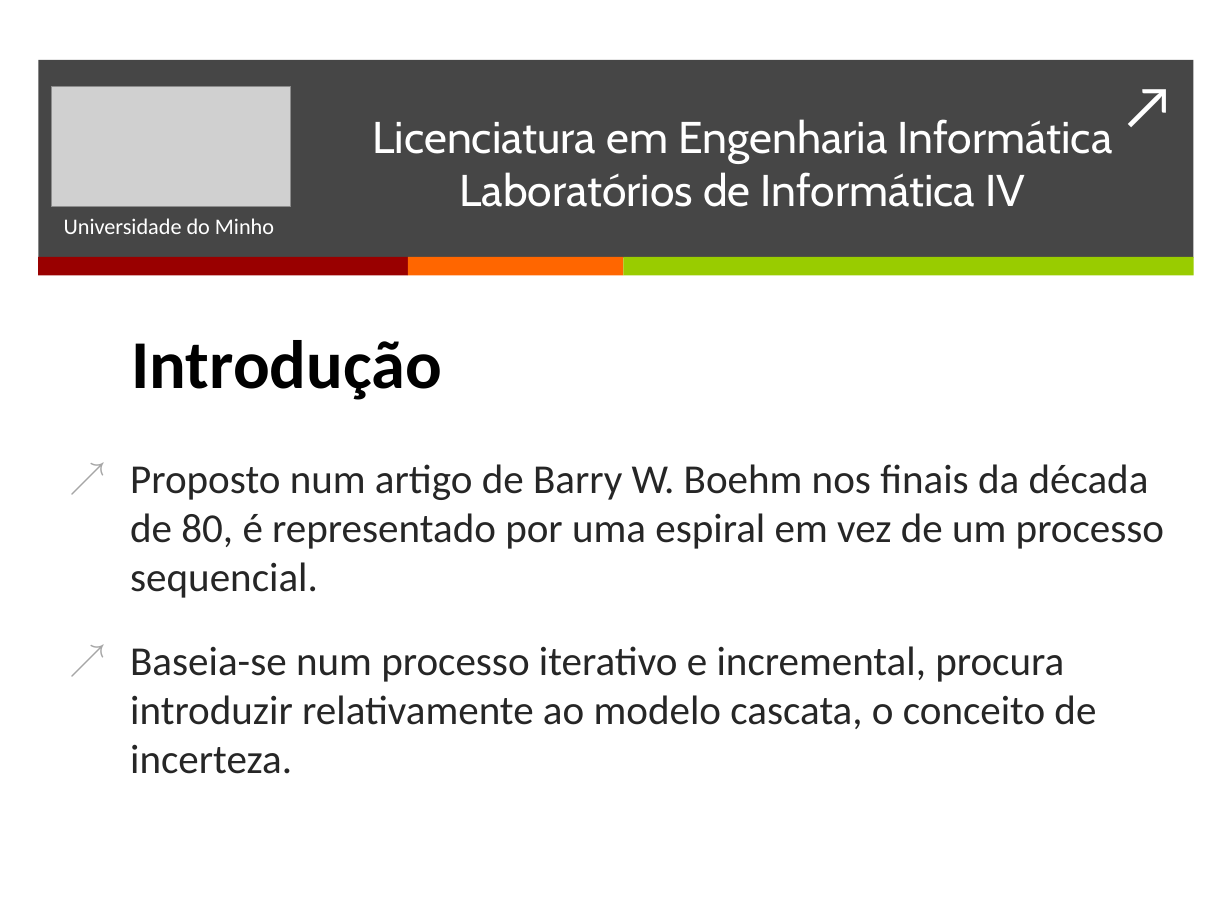
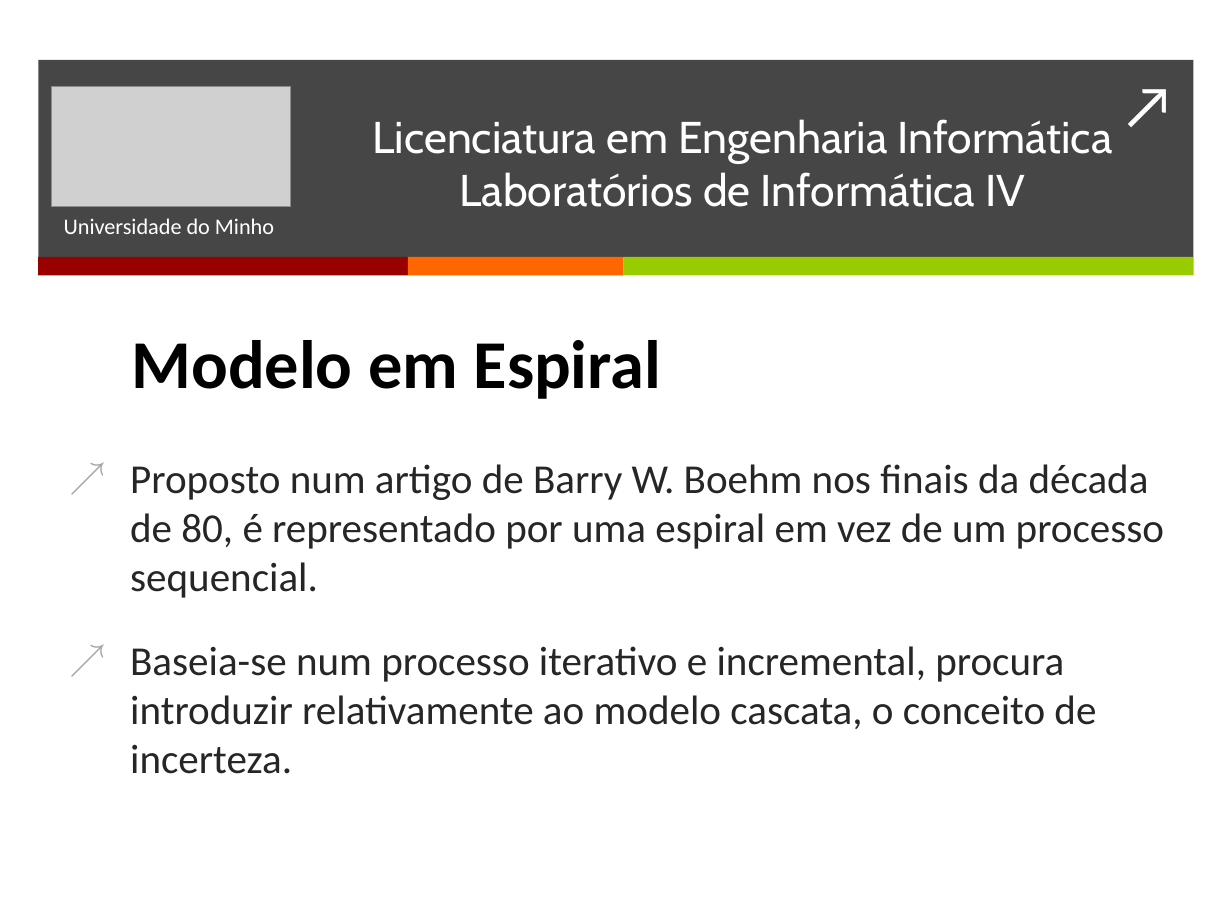
Before and after one commit to BrunoTorres/LI4, a slide deck: slide 5 of Apresentação/Apresentacao.pptx (slide 3 before the commit). Drawn at 1232x924 pixels with LibreOffice and Linux fonts; fonts in the diff are those of the drawing; grey boxes stand for pictures. Boxes give left, top, right and bottom in pixels: in the first picture for what was removed or moved away, otherwise in the second. Text is boxed around its words. In the diff, an @@ line names an element or a change of style, - is before the commit and + after.

```diff
--- a/Apresentação/Apresentacao.pptx
+++ b/Apresentação/Apresentacao.pptx
@@ text at [132,340,661,399]: text changed @@
-Introdução
+Modelo em Espiral
```
Also in this commit, not shown: 1 other slide changed, 2 slides added.
